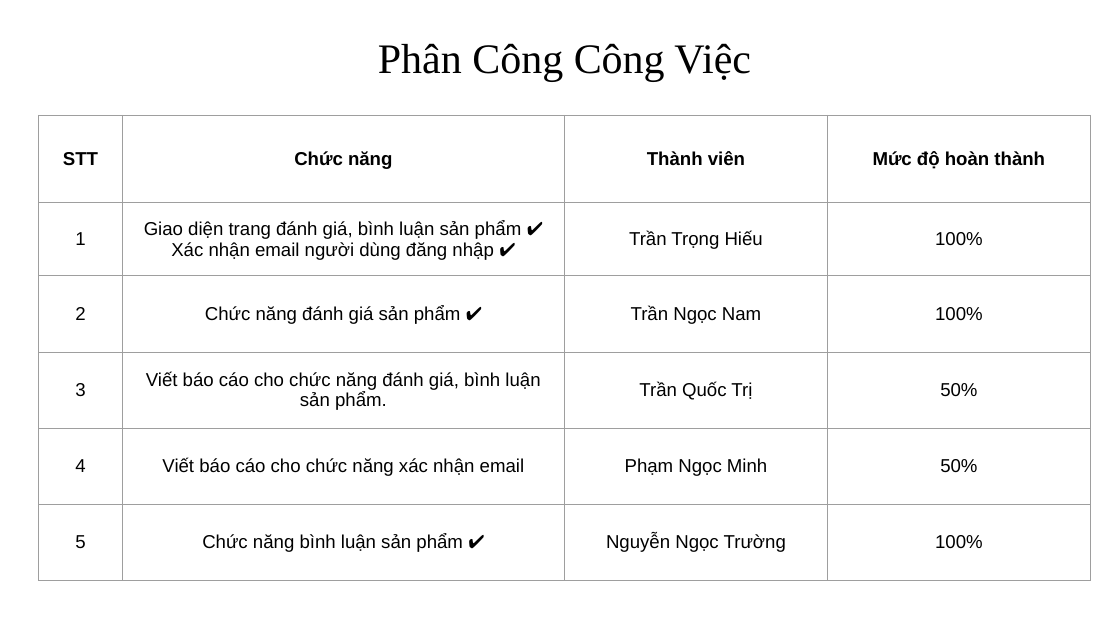
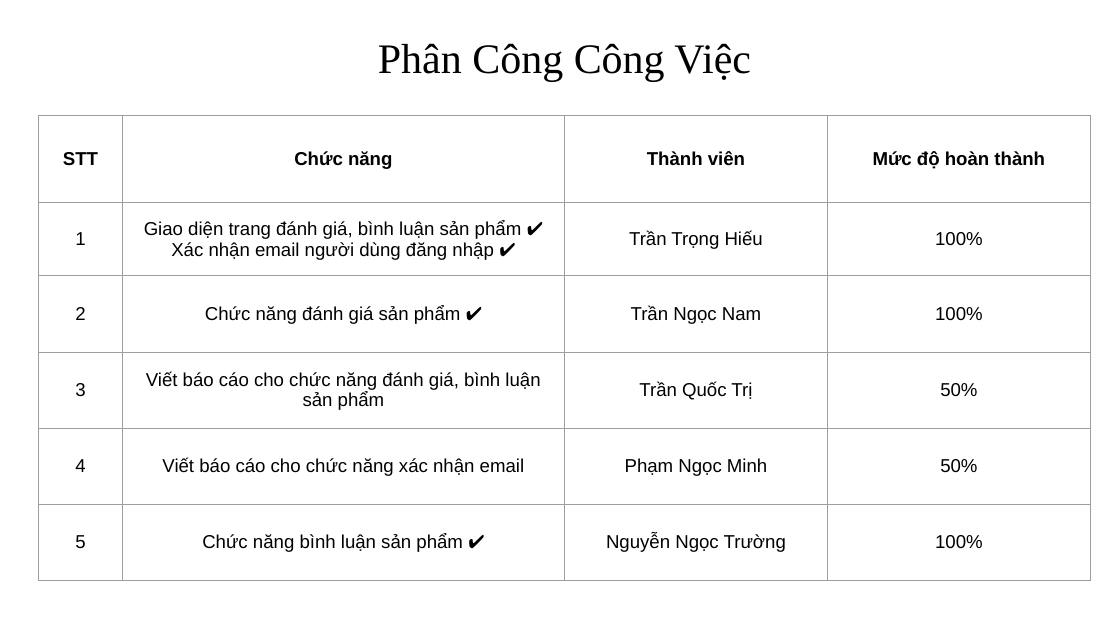
Before and after one commit to tronghieu60s/nhom2-be2-st4, a slide deck: slide 3 of reports/Daily Scrum/Bao_Cao_Tien_Do_Cong_Viec_26-05-2021.pptx. Drawn at 1120x630 pixels with LibreOffice and Linux fonts; fonts in the diff are those of the drawing. Boxes give left, top, right and bottom in pixels: in the first picture for what was removed or moved away, otherwise in the second. Text is boxed around its words. In the diff, an @@ line names an element or a change of style, - is before the commit and + after.

```diff
--- a/reports/Daily Scrum/Bao_Cao_Tien_Do_Cong_Viec_26-05-2021.pptx
+++ b/reports/Daily Scrum/Bao_Cao_Tien_Do_Cong_Viec_26-05-2021.pptx
@@ table at (39, 115, 1091, 581) @@
-row 4, column 2: Viết báo cáo cho chức năng đánh giá, bình luận sản phẩm.
+row 4, column 2: Viết báo cáo cho chức năng đánh giá, bình luận sản phẩm
```
Also in this commit, not shown: 2 other files.
